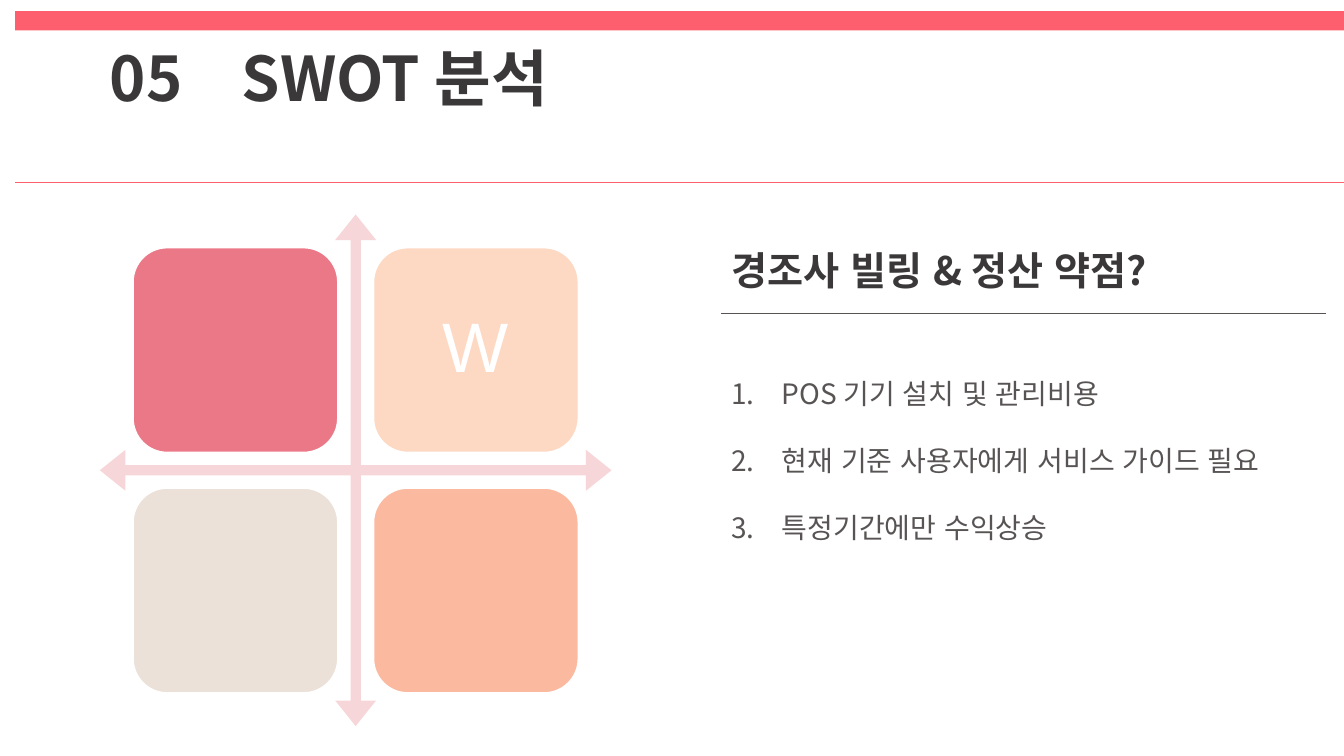
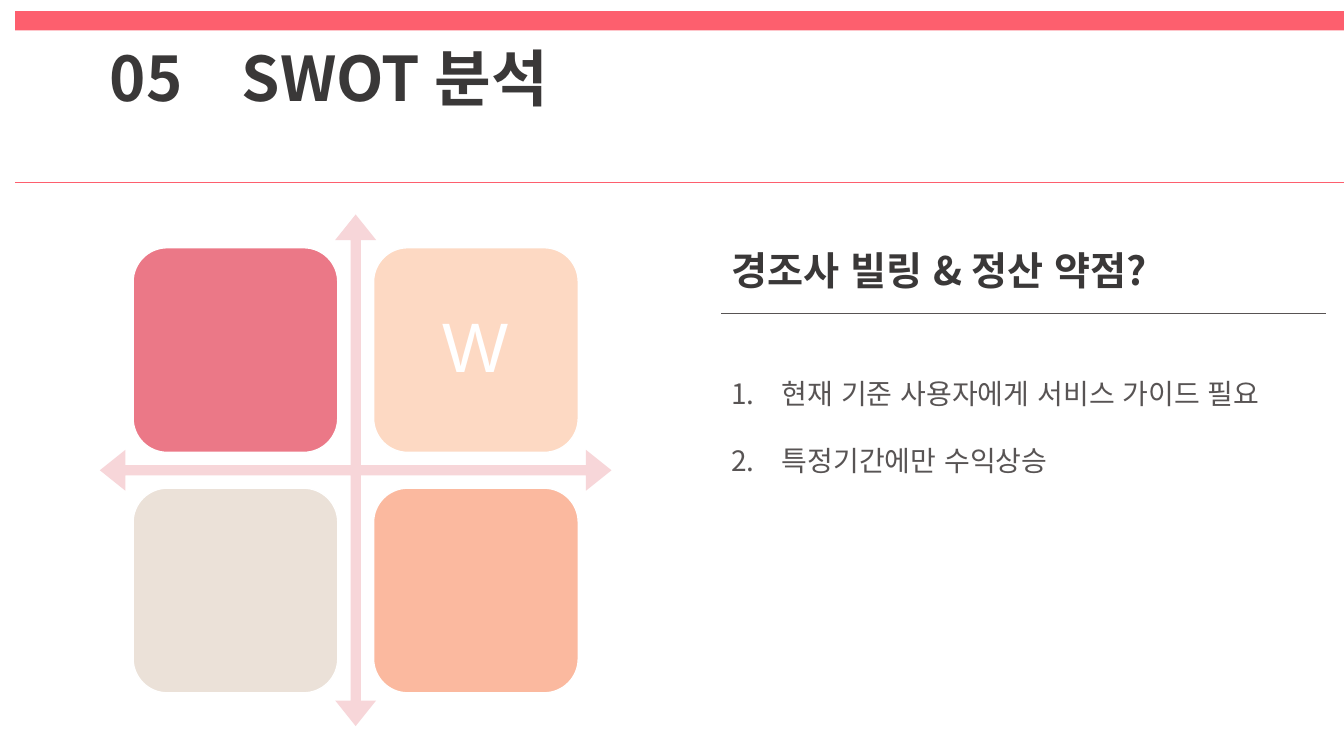
Before and after one commit to myungtw/TheNewOne, a slide deck: slide 17 of Document/기획 발표자료.pptx. Drawn at 1344x756 pixels with LibreOffice and Linux fonts; fonts in the diff are those of the drawing. Boxes give left, top, right and bottom in pixels: in the first picture for what was removed or moved away, otherwise in the second. Text is boxed around its words. In the diff, an @@ line names an element or a change of style, - is before the commit and + after.

```diff
--- a/Document/기획 발표자료.pptx
+++ b/Document/기획 발표자료.pptx
@@ text at [782,381,1099,406]: paragraph removed @@
-1. POS 기기 설치 및 관리비용
```
Also in this commit, not shown: 1 other slide changed.
